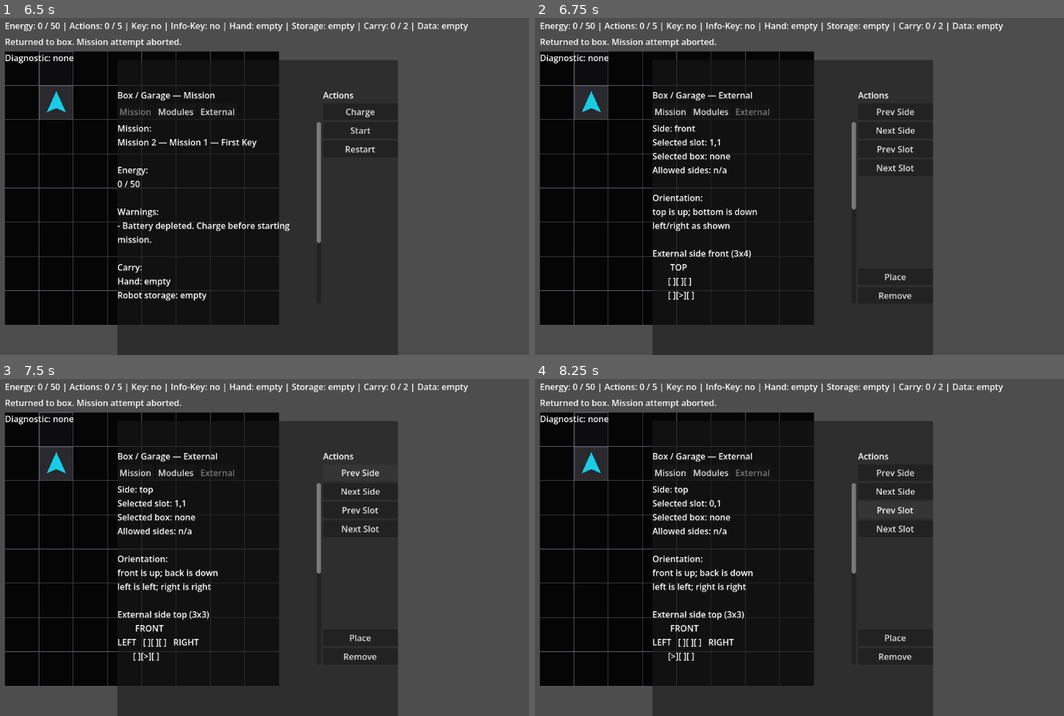
Above: before the commit, frames 1-4 (two rows, left to right).
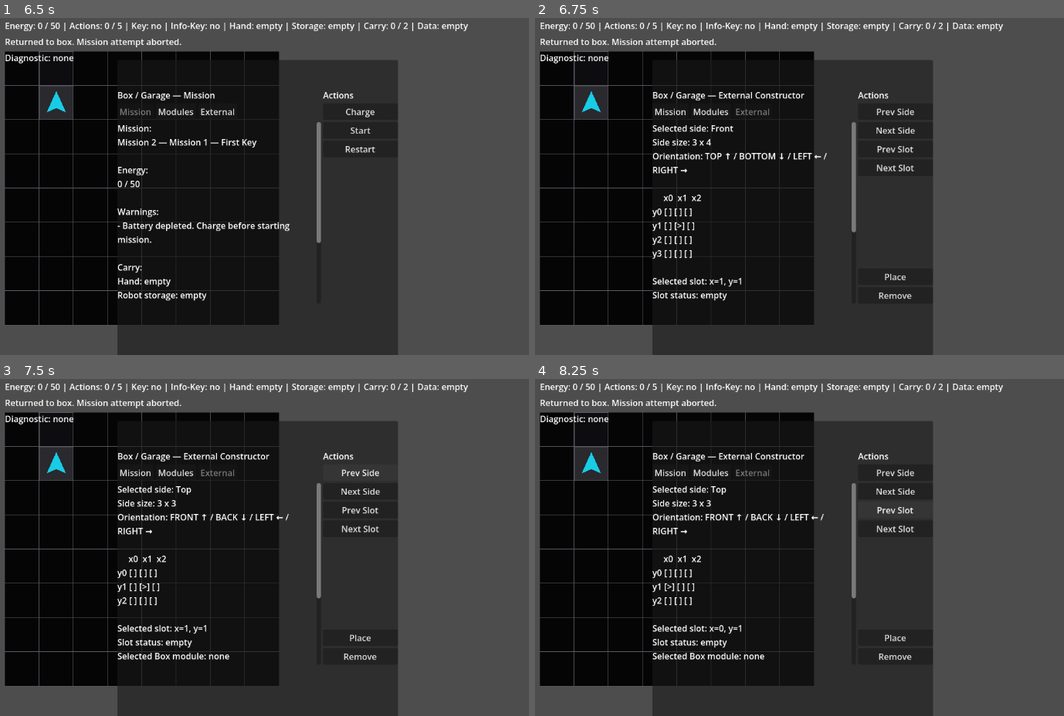
Above: after the commit, the same moments.

Repository: JUSTConnect/bibop
Game: Godot game, scene res://scenes/main.tscn
Two runs of this game, one before a commit and one after it. Both use one fixed random seed, a clock stepped at 60 frames per second and the inputs below.
Inputs:
- Up to frame 1 (6.5 s): click "Drop Item" at 0.5 s; click "Rotate Storage" at 1.25 s; click "Scan Device" at 2 s; click "Hack Device" at 2.75 s; click "Restart Mission" at 3.5 s; click "Return to Box" at 4.25 s; click "Modules" at 5 s; click "Mission" at 5.75 s
- Up to frame 2 (6.75 s): click "External" at 6.5 s
- Up to frame 3 (7.5 s): click "Prev Side" at 7.25 s
- Up to frame 4 (8.25 s): click "Prev Slot" at 8 s

Frame 1 is identical in both runs. In frame 2, 2.3% of the frame differs, in the area x 22-61%, y 21-84%; in frame 3, 2.5%; in frame 4, 2.5%.

Commit message:
BIB-373 Improve External Constructor text readability

Diff:
--- a/scripts/ui/game_ui.gd
+++ b/scripts/ui/game_ui.gd
@@ -523,11 +523,30 @@
 	selected_external_slot_position.x = clampi(selected_external_slot_position.x, 0, side_size.x - 1)
 	selected_external_slot_position.y = clampi(selected_external_slot_position.y, 0, side_size.y - 1)
 
-func _get_external_slot_mark(module: BipobModule) -> String:
-	var module_name: String = bipob.get_module_display_name(module).to_upper()
-	if module_name.is_empty():
+func get_external_module_marker(module: BipobModule) -> String:
+	if module == null:
 		return "M"
-	return module_name.substr(0, 1)
+	match module.id:
+		"wheels_v1":
+			return "W"
+		"legs_v1":
+			return "L"
+		"tracks_v1":
+			return "T"
+		"visor_v1", "visor_v2":
+			return "V"
+		"manipulator_v1":
+			return "M"
+		"interface_v1":
+			return "I"
+		_:
+			var module_name: String = bipob.get_module_display_name(module).to_upper()
+			if module_name.is_empty():
+				return "M"
+			return module_name.substr(0, 1)
+
+func get_yes_no(value: bool) -> String:
+	return "yes" if value else "no"
 
 func get_selected_box_module_allowed_sides_text() -> String:
 	if bipob == null or bipob.box_storage.is_empty():
@@ -539,23 +558,24 @@
 	return "Allowed sides: %s" % bipob.get_allowed_external_sides_text(module)
 
 func get_external_side_orientation_text(side_id: String) -> String:
-	var lines: Array[String] = ["Orientation:"]
+	var lines: Array[String] = []
 	match side_id:
 		bipob.EXTERNAL_SIDE_TOP:
-			lines.append("front is up; back is down")
-			lines.append("left is left; right is right")
+			lines.append("Orientation: FRONT ↑ / BACK ↓ / LEFT ← / RIGHT →")
 		bipob.EXTERNAL_SIDE_BOTTOM:
-			lines.append("front is up; back is down")
-			lines.append("left is left; right is right")
-			lines.append("Note: bottom view is from below.")
-		bipob.EXTERNAL_SIDE_FRONT, bipob.EXTERNAL_SIDE_BACK:
-			lines.append("top is up; bottom is down")
-			lines.append("left/right as shown")
-		bipob.EXTERNAL_SIDE_LEFT, bipob.EXTERNAL_SIDE_RIGHT:
-			lines.append("top is up; bottom is down")
-			lines.append("front/back as shown")
+			lines.append("Orientation: FRONT ↑ / BACK ↓ / LEFT ← / RIGHT →")
+			lines.append("Note: viewed from outside bottom.")
+		bipob.EXTERNAL_SIDE_FRONT:
+			lines.append("Orientation: TOP ↑ / BOTTOM ↓ / LEFT ← / RIGHT →")
+		bipob.EXTERNAL_SIDE_BACK:
+			lines.append("Orientation: TOP ↑ / BOTTOM ↓ / RIGHT ← / LEFT →")
+			lines.append("Note: viewed from outside back.")
+		bipob.EXTERNAL_SIDE_LEFT:
+			lines.append("Orientation: TOP ↑ / BOTTOM ↓ / FRONT ← / BACK →")
+		bipob.EXTERNAL_SIDE_RIGHT:
+			lines.append("Orientation: TOP ↑ / BOTTOM ↓ / BACK ← / FRONT →")
 		_:
-			lines.append("n/a")
+			lines.append("Orientation: n/a")
 	return "\n".join(lines)
 
 func get_external_side_installed_list_text(side_id: String) -> String:
@@ -566,7 +586,7 @@
 			var module: BipobModule = bipob.get_external_module_at(side_id, Vector2i(x, y))
 			if module == null:
 				continue
-			lines.append("- %d,%d: %s" % [x, y, bipob.get_module_display_name(module)])
+			lines.append("- x%d,y%d: %s" % [x, y, bipob.get_module_display_name(module)])
 	if lines.is_empty():
 		return "none"
 	return "\n".join(lines)
@@ -647,7 +667,7 @@
 		if box_menu_mode == BoxMenuMode.MISSION:
 			box_title_label.text = "Box / Garage — Mission"
 		elif box_menu_mode == BoxMenuMode.EXTERNAL:
-			box_title_label.text = "Box / Garage — External"
+			box_title_label.text = "Box / Garage — External Constructor"
 		else:
 			box_title_label.text = "Box / Garage — Modules"
 
@@ -728,62 +748,69 @@
 	clamp_external_selection()
 	var side_id := get_selected_external_side_id()
 	var side_size: Vector2i = bipob.get_external_side_size(side_id)
+	var side_name: String = bipob.get_external_side_display_name(side_id)
+	var slot_module: BipobModule = bipob.get_external_module_at(side_id, selected_external_slot_position)
 	var content_lines: Array[String] = []
-	content_lines.append("Side: %s" % side_id)
-	content_lines.append("Selected slot: %d,%d" % [selected_external_slot_position.x, selected_external_slot_position.y])
-	content_lines.append(get_selected_box_module_text())
-	content_lines.append(get_selected_box_module_allowed_sides_text())
-	content_lines.append("")
+
+	content_lines.append("Selected side: %s" % side_name)
+	content_lines.append("Side size: %d x %d" % [side_size.x, side_size.y])
 	content_lines.append(get_external_side_orientation_text(side_id))
 	content_lines.append("")
-	content_lines.append("External side %s (%dx%d)" % [side_id, side_size.x, side_size.y])
-
-	if side_id == bipob.EXTERNAL_SIDE_TOP or side_id == bipob.EXTERNAL_SIDE_BOTTOM:
-		content_lines.append("        FRONT")
-		for y in range(side_size.y):
-			var row_cells: Array[String] = []
-			for x in range(side_size.x):
-				var slot_pos := Vector2i(x, y)
-				var module: BipobModule = bipob.get_external_module_at(side_id, slot_pos)
-				var is_selected: bool = slot_pos == selected_external_slot_position
-				if module == null:
-					row_cells.append("[>]" if is_selected else "[ ]")
-				else:
-					var mark: String = _get_external_slot_mark(module)
-					row_cells.append("[>%s]" % mark if is_selected else "[%s]" % mark)
-			if y == 0:
-				content_lines.append("LEFT   %s   RIGHT" % "".join(row_cells))
+
+	var header_cells: Array[String] = ["   "]
+	for x in range(side_size.x):
+		header_cells.append("x%d" % x)
+	content_lines.append("  ".join(header_cells))
+	for y in range(side_size.y):
+		var row_cells: Array[String] = ["y%d" % y]
+		for x in range(side_size.x):
+			var slot_pos := Vector2i(x, y)
+			var module: BipobModule = bipob.get_external_module_at(side_id, slot_pos)
+			var is_selected: bool = slot_pos == selected_external_slot_position
+			if module == null:
+				row_cells.append("[>]" if is_selected else "[ ]")
 			else:
-				content_lines.append("       %s" % "".join(row_cells))
-		content_lines.append("        BACK")
+				var mark: String = get_external_module_marker(module)
+				row_cells.append("[>%s]" % mark if is_selected else "[%s]" % mark)
+		content_lines.append(" ".join(row_cells))
+
+	content_lines.append("")
+	content_lines.append("Selected slot: x=%d, y=%d" % [selected_external_slot_position.x, selected_external_slot_position.y])
+	if slot_module == null:
+		content_lines.append("Slot status: empty")
 	else:
-		content_lines.append("        TOP")
-		for y in range(side_size.y):
-			var row_cells: Array[String] = []
-			for x in range(side_size.x):
-				var slot_pos := Vector2i(x, y)
-				var module: BipobModule = bipob.get_external_module_at(side_id, slot_pos)
-				var is_selected: bool = slot_pos == selected_external_slot_position
-				if module == null:
-					row_cells.append("[>]" if is_selected else "[ ]")
-				else:
-					var mark: String = _get_external_slot_mark(module)
-					row_cells.append("[>%s]" % mark if is_selected else "[%s]" % mark)
-			content_lines.append("       %s" % "".join(row_cells))
-		content_lines.append("      BOTTOM")
-
-	content_lines.append("")
-	content_lines.append("Legend:")
-	content_lines.append("- empty slot: [ ]")
-	content_lines.append("- selected empty slot: [>]")
-	content_lines.append("- occupied slot: [V] or [M]")
-	content_lines.append("- selected occupied slot: [>V]")
-	content_lines.append("")
-	content_lines.append("External installed on this side:")
+		content_lines.append("Slot status: %s" % bipob.get_module_display_name(slot_module))
+
+	var selected_box_module: BipobModule = null
+	if not bipob.box_storage.is_empty():
+		clamp_box_selection_indexes()
+		selected_box_module = bipob.box_storage[selected_box_storage_index]
+	if selected_box_module == null:
+		content_lines.append("Selected Box module: none")
+		content_lines.append("Allowed sides: n/a")
+		content_lines.append("Can place on current side: n/a")
+	else:
+		content_lines.append("Selected Box module: %s" % bipob.get_module_display_name(selected_box_module))
+		content_lines.append("Allowed sides: %s" % bipob.get_allowed_external_sides_text(selected_box_module))
+		content_lines.append("Can place on current side: %s" % get_yes_no(bipob.can_place_external_module_on_side(selected_box_module, side_id)))
+
+	content_lines.append("")
+	content_lines.append("Installed on %s:" % side_name)
 	content_lines.append(get_external_side_installed_list_text(side_id))
 	content_lines.append("")
-	content_lines.append("External build summary:")
-	content_lines.append(str(bipob.get_external_build_summary_text()))
+	content_lines.append("External build:")
+	for ordered_side_id in bipob.EXTERNAL_SIDE_ORDER:
+		var count := 0
+		var ordered_size: Vector2i = bipob.get_external_side_size(ordered_side_id)
+		for y in range(ordered_size.y):
+			for x in range(ordered_size.x):
+				if bipob.get_external_module_at(ordered_side_id, Vector2i(x, y)) != null:
+					count += 1
+		if count > 0:
+			content_lines.append("- %s: %d module(s)" % [ordered_side_id, count])
+	if content_lines[content_lines.size() - 1] == "External build:":
+		content_lines.append("- none")
+
 	return "\n".join(content_lines)
 
 func _add_box_action_button(button_text: String, handler: Callable) -> void:
